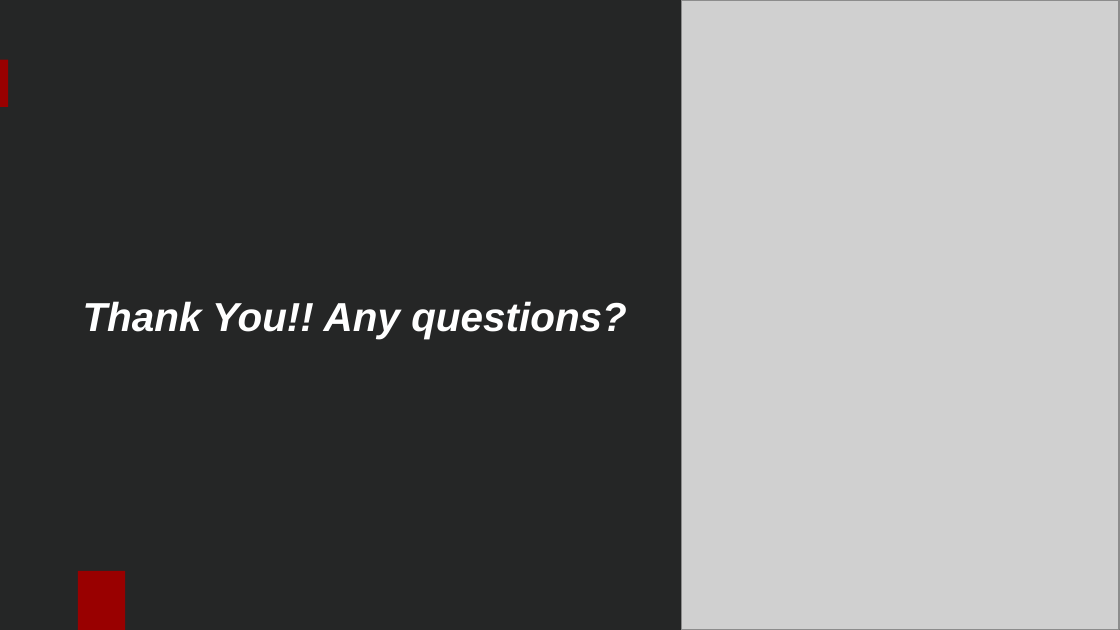
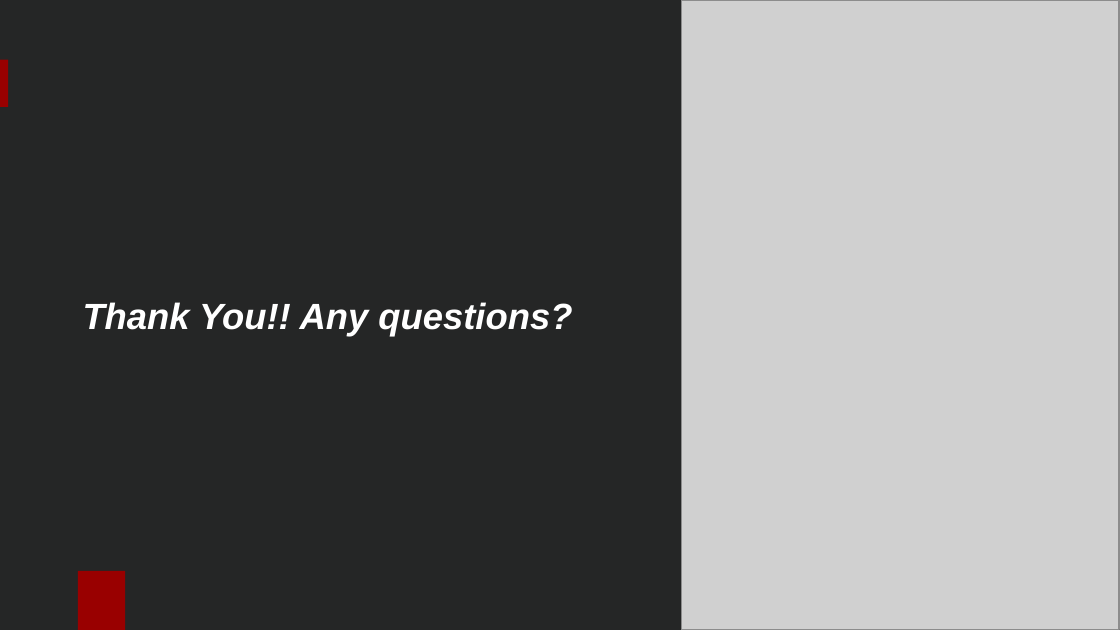
Before and after one commit to imanring/Sequence, a slide deck: slide 9 of Final IS-Group 8.pptx. Drawn at 1120x630 pixels with LibreOffice and Linux fonts; fonts in the diff are those of the drawing; grey boxes stand for pictures; background and template pictures are left out. Boxes give left, top, right and bottom in pixels: in the first picture for what was removed or moved away, otherwise in the second. Text is boxed around its words. In the diff, an @@ line names an element or a change of style, - is before the commit and + after.

```diff
--- a/Final IS-Group 8.pptx
+++ b/Final IS-Group 8.pptx
@@ title "Thank You!! Any questions?" at <box>83,302,572,337</box>: size 26 to 23.4 pt @@
```
Also in this commit, not shown: 6 other slides changed.
